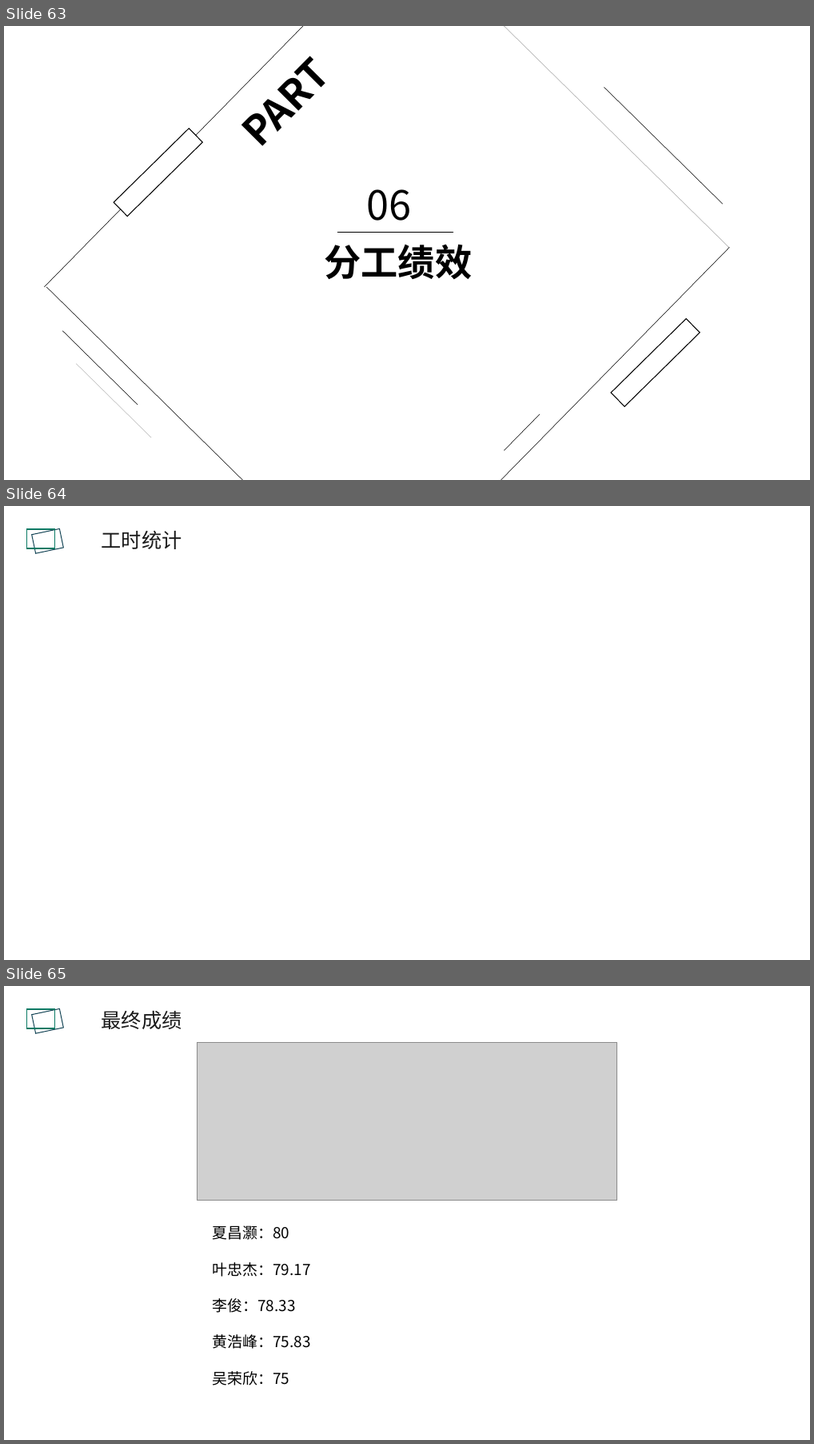
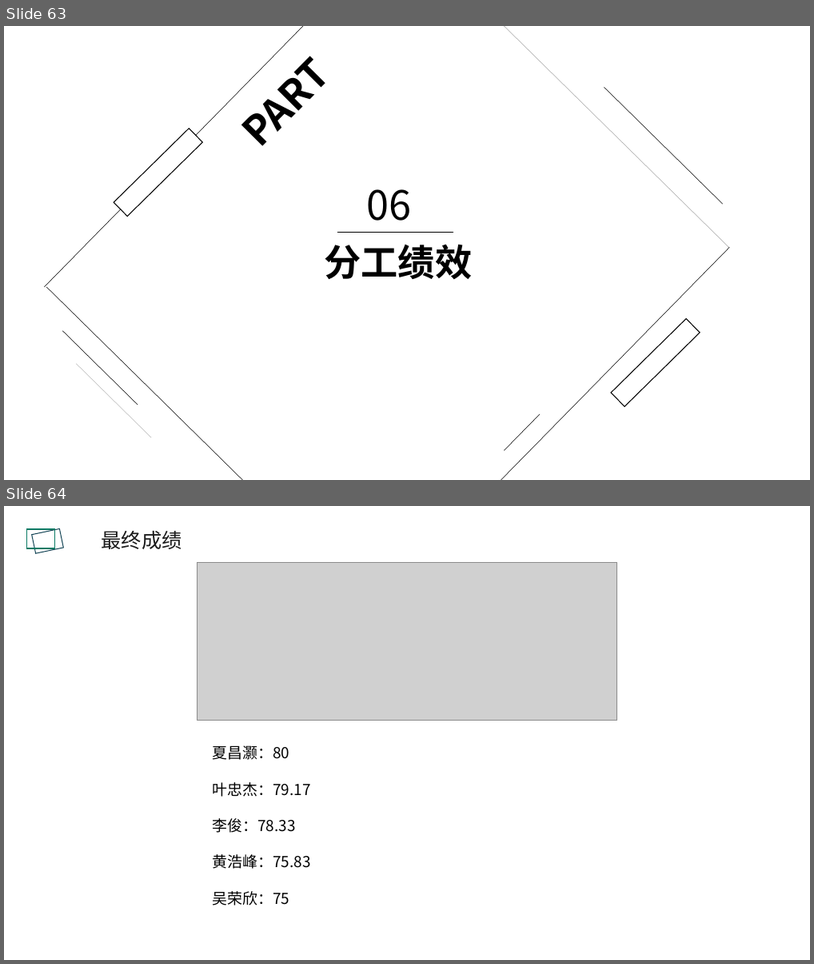
Before and after one commit to PRD2018-G10/TeachingAssistWebsiteProject, a slide deck: 受控文档/2.需求工程项目计划/PRD2018-G10-需求工程项目计划评审.pptx. Shown one above the other, each under a label of ours: slides 63, 64 and 65 before the commit, slides 63 and 64 after it. The pictures are 814x1444 and 814x964 pixels, drawn with LibreOffice and Linux fonts; fonts in the diff are those of the drawing; grey boxes stand for pictures; background and template pictures are left out. Boxes give left, top, right and bottom in pixels: in the first picture for what was removed or moved away, otherwise in the second. Text is boxed around its words. In the diff, an @@ line names an element or a change of style, - is before the commit and + after.

Commit message:
更新了绩效

```diff
--- a/受控文档/2.需求工程项目计划/PRD2018-G10-需求工程项目计划评审.pptx
+++ b/受控文档/2.需求工程项目计划/PRD2018-G10-需求工程项目计划评审.pptx
@@ slide 64 removed at bbox=[4, 506, 810, 960], background picture (left out) @@
@@ rectangle removed at bbox=[26, 529, 55, 548] @@
@@ rectangle removed at bbox=[32, 528, 64, 553] @@
@@ text removed at bbox=[102, 531, 182, 549] @@
-工时统计
@@ what was slide 65 is now slide 64 @@
```
